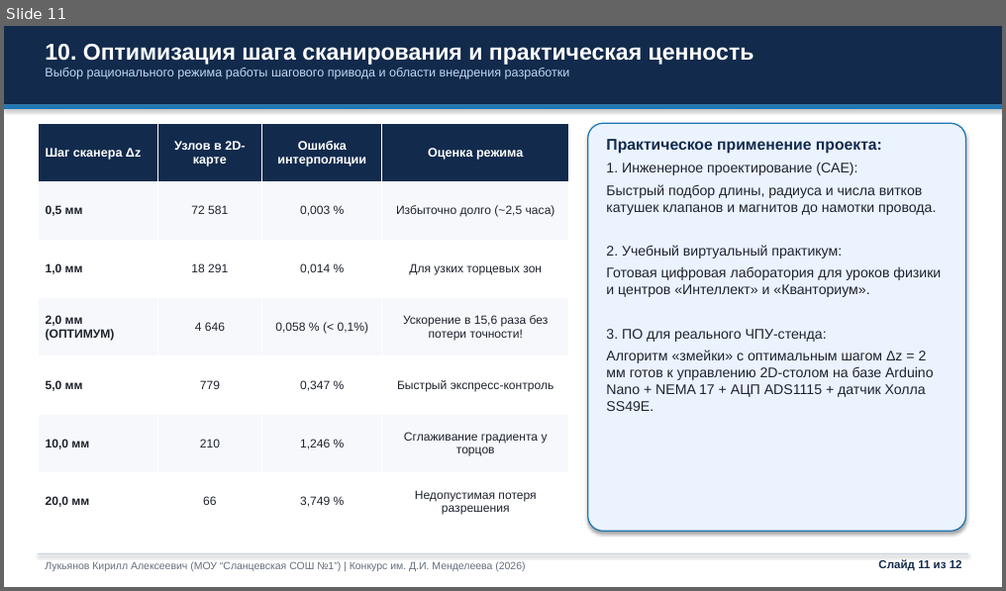
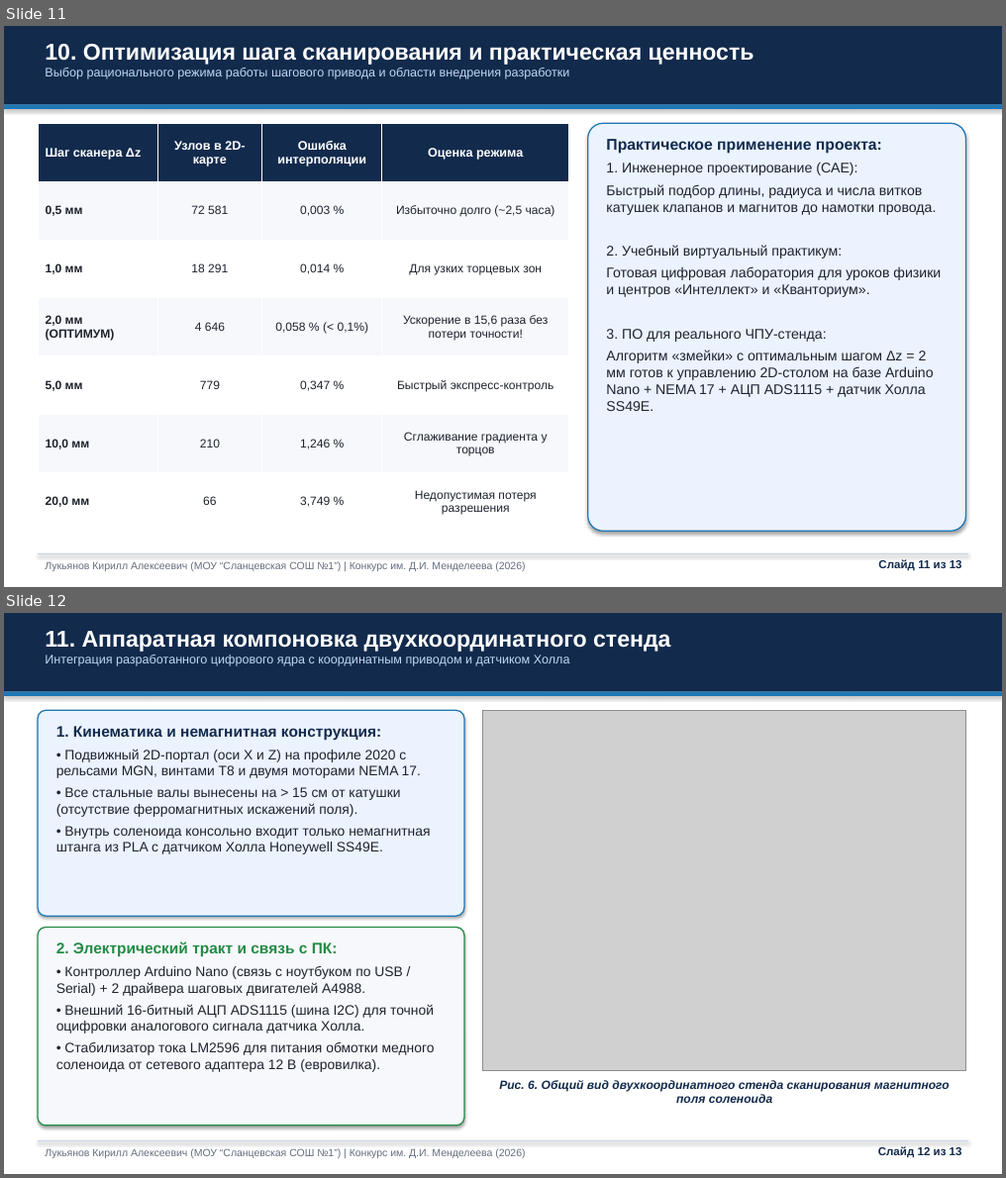
Before and after one commit to R4yClay/solenoid-field-scanner, a slide deck: Презентация_Лукьянов_Кирилл.pptx. Shown one above the other, each under a label of ours: slide 11 before the commit, slides 11 and 12 after it. The pictures are 1006x591 and 1006x1178 pixels, drawn with LibreOffice and Linux fonts; fonts in the diff are those of the drawing; grey boxes stand for pictures. Boxes give left, top, right and bottom in pixels: in the first picture for what was removed or moved away, otherwise in the second. Text is boxed around its words. In the diff, an @@ line names an element or a change of style, - is before the commit and + after.

Commit message:
Добавлена проверенная аппаратная компоновка 2D-стенда в презентацию, отчет и README

```diff
--- a/Презентация_Лукьянов_Кирилл.pptx
+++ b/Презентация_Лукьянов_Кирилл.pptx
@@ slide 12 added at (4, 613, 1002, 1174), background #FFFFFF @@
@@ rectangle added at (4, 613, 1002, 691), fill #122A4C @@
@@ text added at (45, 631, 670, 666), 12 pt, text #BED7F5 @@
+11. Аппаратная компоновка двухкоординатного стенда
+Интеграция разработанного цифрового ядра с координатным приводом и датчиком Холла
@@ rectangle added at (4, 691, 1002, 696), fill #1F77B4 @@
@@ rounded rectangle added at (38, 710, 464, 916), fill #EBF3FF, outline #1F77B4 1.2 pt @@
@@ text added at (56, 726, 430, 855), 13.2 pt, text #1E232D @@
+1. Кинематика и немагнитная конструкция:
+• Подвижный 2D-портал (оси X и Z) на профиле 2020 с рельсами MGN, винтами Т8 и двумя моторами NEMA 17.
+• Все стальные валы вынесены на > 15 см от катушки (отсутствие ферромагнитных искажений поля).
+• Внутрь соленоида консольно входит только немагнитная штанга из PLA с датчиком Холла Honeywell SS49E.
@@ picture added at (483, 710, 966, 1071) @@
@@ rounded rectangle added at (38, 928, 464, 1126), fill #F6F8FC, outline #228B44 1.2 pt @@
@@ text added at (56, 942, 435, 1072), 13.2 pt, text #1E232D @@
+2. Электрический тракт и связь с ПК:
+• Контроллер Arduino Nano (связь с ноутбуком по USB / Serial) + 2 драйвера шаговых двигателей A4988.
+• Внешний 16-битный АЦП ADS1115 (шина I2C) для точной оцифровки аналогового сигнала датчика Холла.
+• Стабилизатор тока LM2596 для питания обмотки медного соленоида от сетевого адаптера 12 В (евровилка).
@@ text added at (499, 1080, 949, 1103), 11.5 pt, text #122A4C, bold, italic @@
+Рис. 6. Общий вид двухкоординатного стенда сканирования магнитного поля соленоида
@@ rectangle added at (38, 1141, 968, 1143), fill #CDD7E6 @@
@@ text added at (45, 1149, 525, 1158), 10 pt, text #646E7D @@
+Лукьянов Кирилл Алексеевич (МОУ “Сланцевская СОШ №1”) | Конкурс им. Д.И. Менделеева (2026)
@@ text added at (878, 1148, 962, 1158), 11 pt, text #122A4C, bold @@
+Слайд 12 из 13
```
Also in this commit, not shown: 11 other slides changed, 11 other files.
